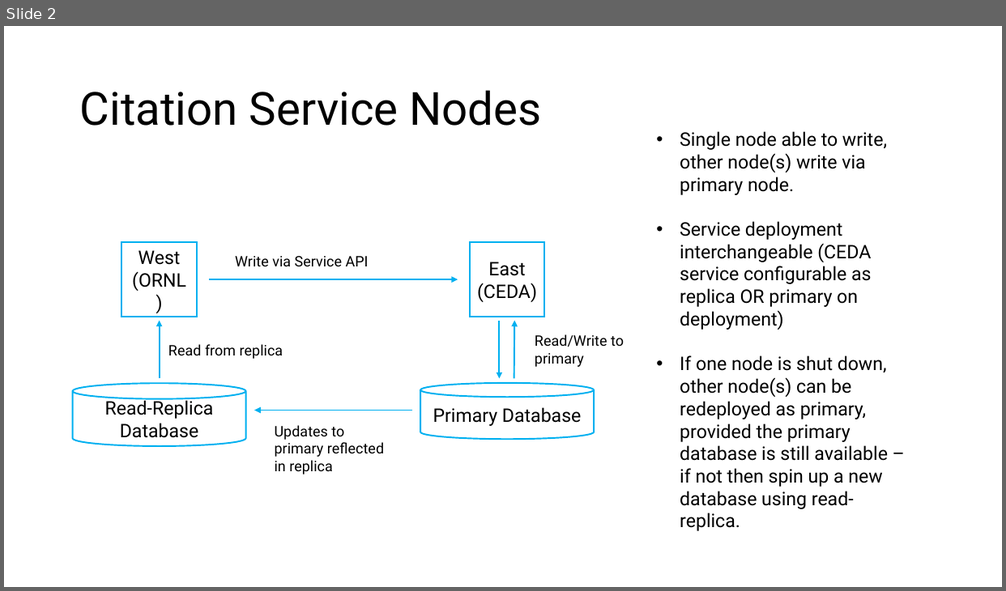
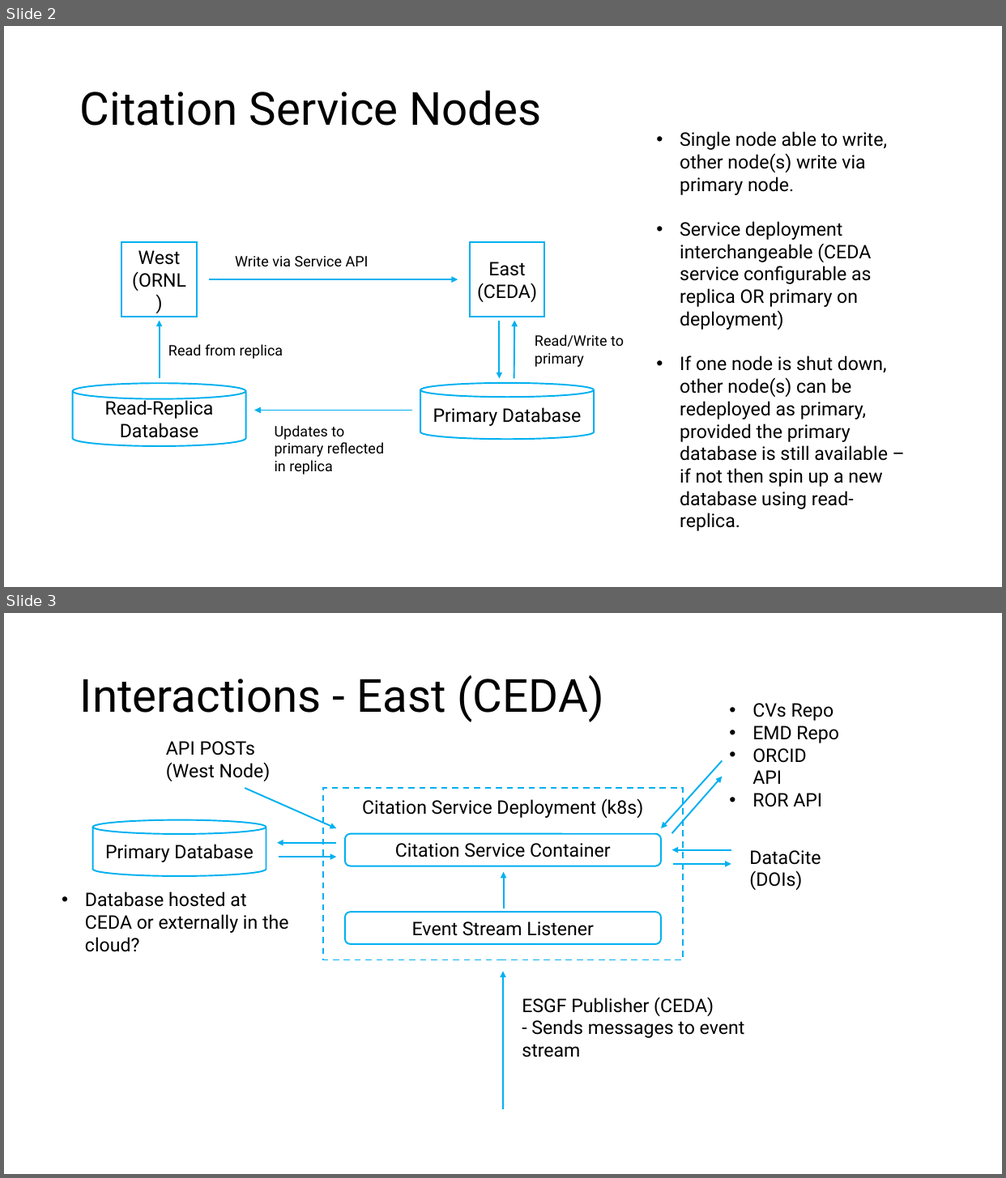
Before and after one commit to cedadev/cmip7-citation-service, a slide deck: docs/CitationServiceDiagrams.pptx. Shown one above the other, each under a label of ours: slide 2 before the commit, slides 2 and 3 after it. The pictures are 1006x591 and 1006x1178 pixels, drawn with LibreOffice and Linux fonts; fonts in the diff are those of the drawing. Boxes give left, top, right and bottom in pixels: in the first picture for what was removed or moved away, otherwise in the second. Text is boxed around its words. In the diff, an @@ line names an element or a change of style, - is before the commit and + after.

Commit message:
Added CEDA service interactions for #17'

```diff
--- a/docs/CitationServiceDiagrams.pptx
+++ b/docs/CitationServiceDiagrams.pptx
@@ slide 3 added at box(4, 613, 1002, 1174), background #FFFFFF @@
@@ title added at box(80, 675, 604, 722), 44 pt, text #000000 @@
+Interactions - East (CEDA)
@@ text added at box(752, 703, 839, 807), 18 pt, text #000000 @@
+• CVs Repo
+• EMD Repo
+• ORCID API
+• ROR API
@@ text added at box(166, 741, 270, 781), 18 pt, text #000000 @@
+API POSTs (West Node)
@@ arrow added from (722, 760) to (661, 828), #00B0F0 1.5 pt @@
@@ arrow added from (671, 834) to (722, 776), #00B0F0 1.5 pt @@
@@ arrow added from (245, 788) to (336, 828), #00B0F0 1.5 pt @@
@@ rectangle added at box(323, 788, 683, 960), outline #00B0F0 1.5 pt dashed, 18 pt, text #000000 @@
+Citation Service Deployment (k8s)
@@ cylinder added at box(93, 820, 266, 876), outline #00B0F0 1.5 pt, 18 pt, text #000000 @@
+Primary Database
@@ arrow added from (336, 843) to (277, 843), #00B0F0 1.5 pt @@
@@ rounded rectangle added at box(345, 834, 661, 866), outline #00B0F0 1.5 pt, 18 pt, text #000000 @@
+Citation Service Container
@@ arrow added from (731, 850) to (671, 850), #00B0F0 1.5 pt @@
@@ text added at box(749, 850, 820, 890), 18 pt, text #000000 @@
+DataCite (DOIs)
@@ arrow added from (279, 857) to (336, 857), #00B0F0 1.5 pt @@
@@ arrow added from (503, 909) to (503, 872), #00B0F0 1.5 pt @@
@@ arrow added from (673, 864) to (731, 864), #00B0F0 1.5 pt @@
@@ text added at box(85, 892, 289, 952), 18 pt, text #000000 @@
+• Database hosted at CEDA or externally in the cloud?
@@ rounded rectangle added at box(345, 913, 661, 944), outline #00B0F0 1.5 pt, 18 pt, text #000000 @@
+Event Stream Listener
@@ arrow added from (503, 1110) to (503, 972), #00B0F0 1.5 pt @@
@@ text added at box(522, 997, 745, 1058), 18 pt, text #000000 @@
+ESGF Publisher (CEDA)
+- Sends messages to event stream
```
Also in this commit, not shown: 1 other file.
